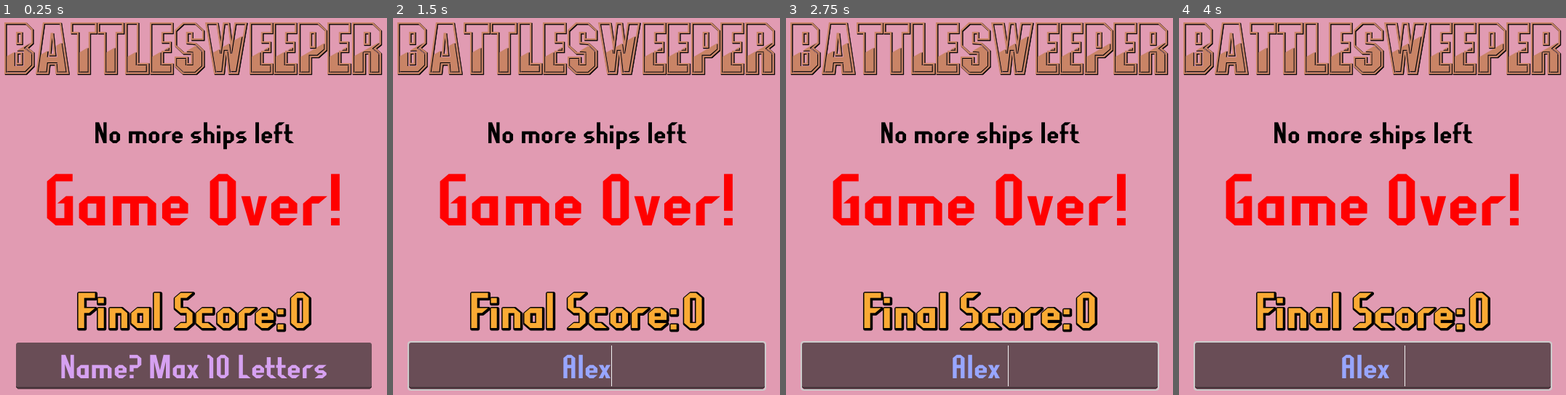
Above: before the commit, frames 1-4 (left to right).
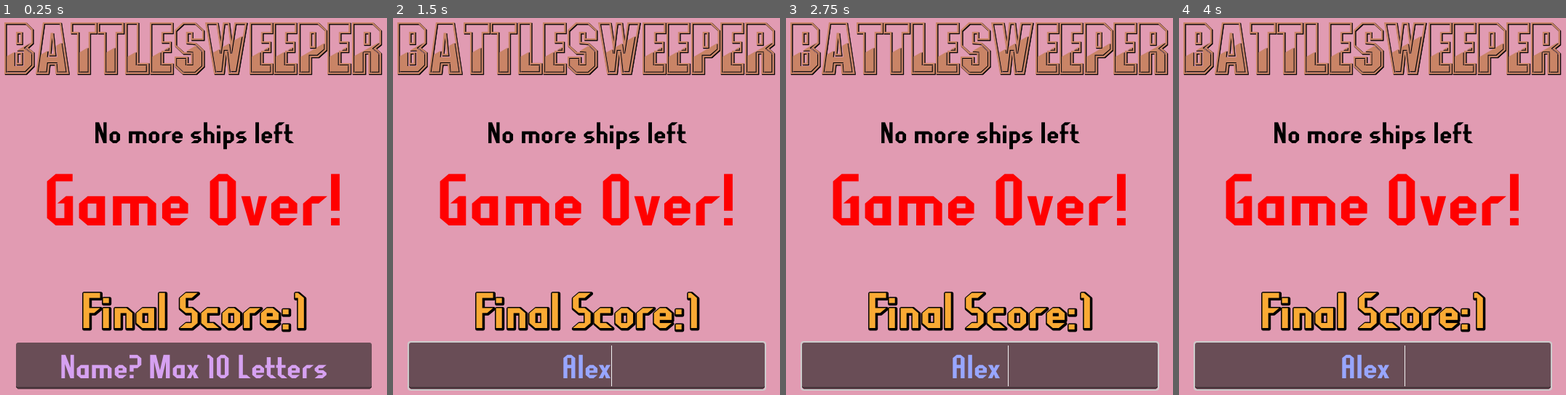
Above: after the commit, the same moments.

Repository: OverTimeChaos/BattleSweeper
Game: Godot game, scene res://Codes and Screens/OverScreen.tscn
The game is run twice, just before and just after one commit, with the same random seed, the same clock (stepped at 60 frames per second) and the same inputs. This scene is started directly instead of the project's main scene.
Inputs (mouse positions are in pixels of both pictures, inside the frame that each line leads up to):
- Up to frame 1 (0.25 s): no input
- Up to frame 2 (1.5 s): click (586, 364) at 0.52 s; type "Alex" at 0.6 s; tap Enter (Enter) at 1.25, 1.35 s; move the mouse to (694, 187) at 1.27 s; click (694, 187) at 1.42 s
- Up to frame 3 (2.75 s): tap Space at 2 s; move the mouse to (882, 240) at 2.02 s; click (882, 240) at 2.1 s
- Up to frame 4 (4 s): tap Enter (Enter) at 2.75, 3.6 s; move the mouse to (1422, 93) at 2.77 s; hold Right mouse button (RightClick) 2.78-3.53 s; click (1422, 93) at 2.92 s; tap Space at 3.5 s; move the mouse to (1349, 323) at 3.52 s; click (1349, 323) at 3.67 s

The runs differ from the first frame. In frame 1, 3.6% of the frame differs, in the area x 19-81%, y 72-84%; in frame 2, 3.6%; in frame 3, 3.6%; in frame 4, 3.6%.
Error in both runs: Invalid access of index '4' on a base object of type: 'Array'. (res://Codes)

Commit message:
leaderboard

Diff:
--- a/Godot project/Codes and Screens/HUDOver.gd
+++ b/Godot project/Codes and Screens/HUDOver.gd
@@ -44,26 +44,27 @@
 func savingfile():
 	var config = ConfigFile.new()
 	if username in StandAlone.usernames:
-		var playernum =StandAlone.usernames.bsearch(username, true) #find where the repeated name exists in config file
-		config.set_value(StandAlone.sections[playernum], "score", StandAlone.scores[playernum])
-
-	StandAlone.scoresandnames[username] = StandAlone.PlayerScore #puts them into a dictionary
-	StandAlone.scores.append (StandAlone.scoresandnames[username])  #puts the scores into an array
-	StandAlone.Sortnew() # sorts everything all the scores with the new score
+		var playernum =StandAlone.usernames.find(username, 0) #find where the repeated name exists in config file
+		config.set_value(StandAlone.usernames[playernum], "score", StandAlone.scores[playernum])
+		StandAlone.openfile()
+	else:
+		StandAlone.scoresandnames[username] = StandAlone.PlayerScore #puts them into a dictionary
+		StandAlone.scores.append (StandAlone.scoresandnames[username])  #puts the scores into an array
+		StandAlone.Sortnew() # sorts everything all the scores with the new score
 
 
-	#Assign new top 5 scores
-	config.set_value("Player1", "player_name", StandAlone.usernames[0])
-	config.set_value("Player1", "score", StandAlone.scores[0])
-	config.set_value("Player2", "player_name", StandAlone.usernames[1])
-	config.set_value("Player2", "score", StandAlone.scores[1])
-	config.set_value("Player3", "player_name", StandAlone.usernames[2])
-	config.set_value("Player3", "score", StandAlone.scores[2])
-	config.set_value("Player4", "player_name", StandAlone.usernames[3])
-	config.set_value("Player4", "score", StandAlone.scores[3])
-	config.set_value("Player5", "player_name", StandAlone.usernames[4])
-	config.set_value("Player5", "score", StandAlone.scores[4])
-	config.save("user://scores.cfg")
+		#Assign new top 5 scores
+		config.set_value("Player1", "player_name", StandAlone.usernames[0])
+		config.set_value("Player1", "score", StandAlone.scores[0])
+		config.set_value("Player2", "player_name", StandAlone.usernames[1])
+		config.set_value("Player2", "score", StandAlone.scores[1])
+		config.set_value("Player3", "player_name", StandAlone.usernames[2])
+		config.set_value("Player3", "score", StandAlone.scores[2])
+		config.set_value("Player4", "player_name", StandAlone.usernames[3])
+		config.set_value("Player4", "score", StandAlone.scores[3])
+		config.set_value("Player5", "player_name", StandAlone.usernames[4])
+		config.set_value("Player5", "score", StandAlone.scores[4])
+		config.save("user://scores.cfg")
 
 
 
--- a/Godot project/Codes and Screens/StandAlone.gd
+++ b/Godot project/Codes and Screens/StandAlone.gd
@@ -34,7 +34,7 @@
 var ShipPlacement = false
 
 #Variable used to save scores
-var PlayerScore = 0
+var PlayerScore = 1
 
 
 #tile variables
Not shown, changed: James Fan - Assessment 3_ Major Project.docx
Not shown, changed: ~$mes Fan - Assessment 3_ Major Project.docx
Not shown, added: ~WRL0003.tmp
